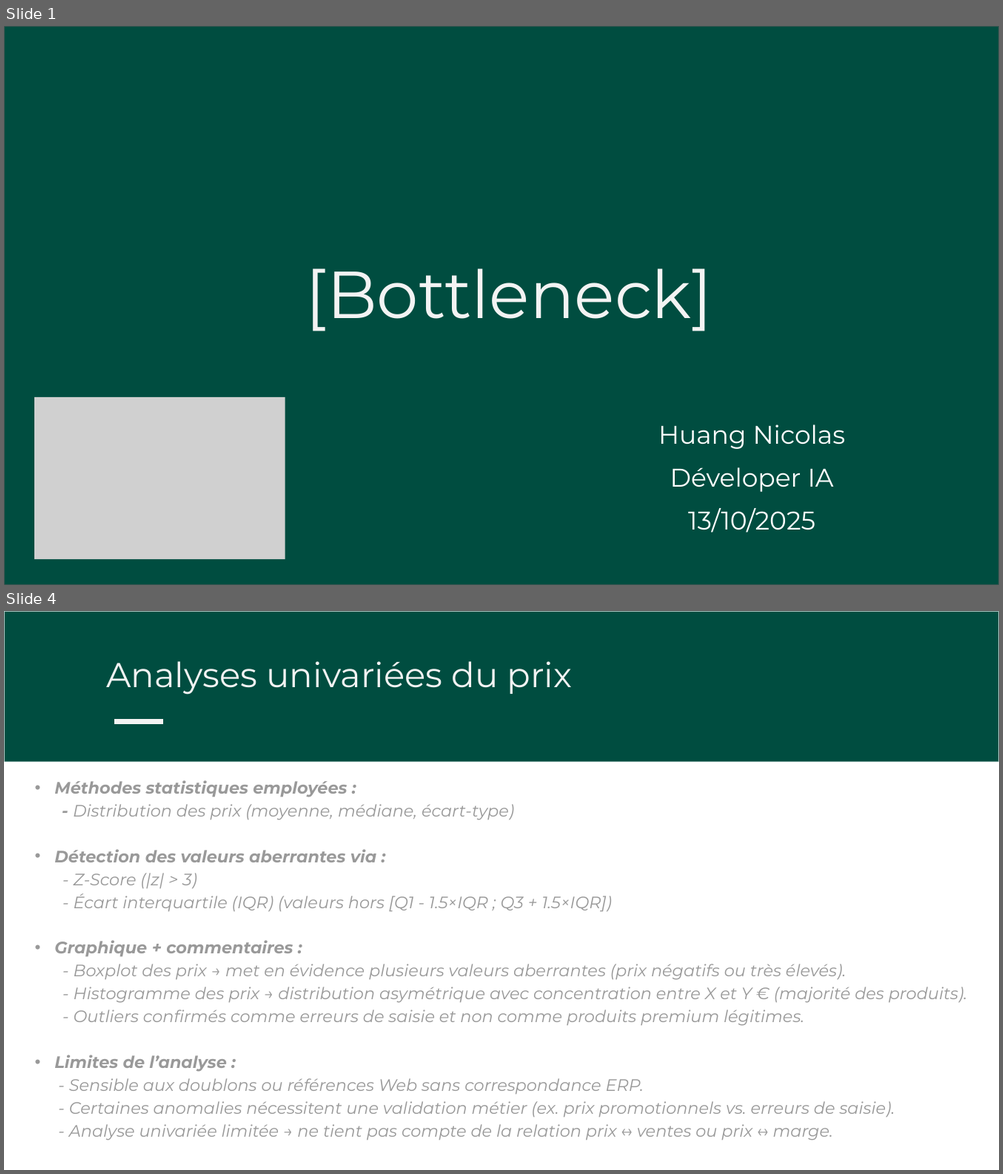
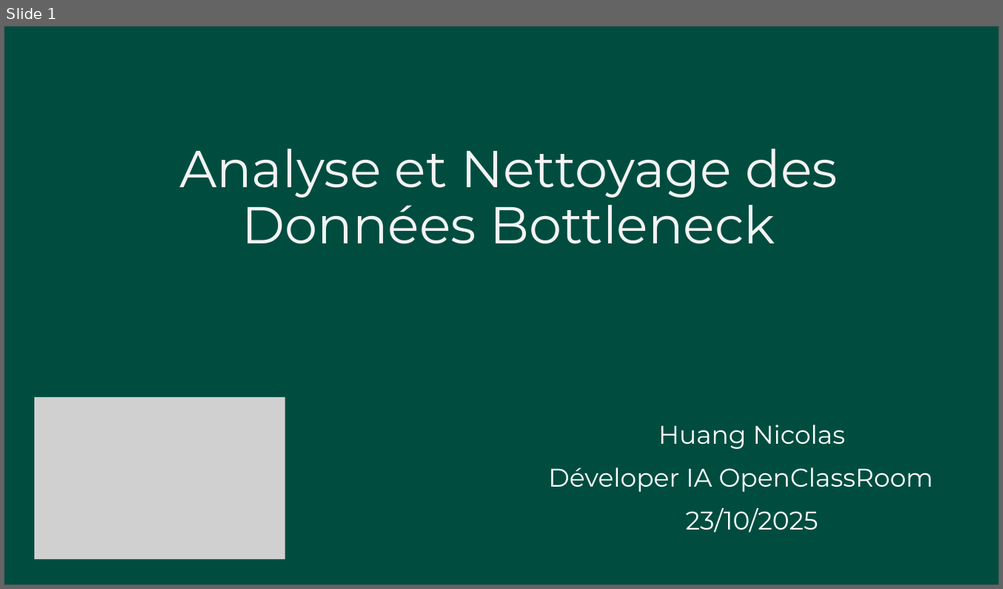
Before and after one commit to hNnicolas/P8_Gestion_donnee_boutique_python, a slide deck: Huang_Nicolas_2_Presentation_Bottleneck_102025.pptx. Shown one above the other, each under a label of ours: slides 1 and 4 before the commit, slide 1 after it; the slides between them are not shown. The pictures are 1003x1174 and 1003x589 pixels, drawn with LibreOffice and Linux fonts; fonts in the diff are those of the drawing; grey boxes stand for pictures. Boxes give left, top, right and bottom in pixels: in the first picture for what was removed or moved away, otherwise in the second. Text is boxed around its words. In the diff, an @@ line names an element or a change of style, - is before the commit and + after.

Commit message:
Mise à jour du notebook, présentation et graphiques d’analyse

```diff
--- a/Huang_Nicolas_2_Presentation_Bottleneck_102025.pptx
+++ b/Huang_Nicolas_2_Presentation_Bottleneck_102025.pptx
@@ slide 4 removed at (4, 611, 999, 1170), background #FFFFFF @@
@@ freeform shape removed at (4, 611, 999, 762) @@
@@ freeform shape removed at (4, 611, 999, 763) @@
@@ text removed at (106, 661, 572, 695) @@
-Analyses univariées du prix
@@ freeform shape removed at (114, 719, 163, 724) @@
@@ text removed at (54, 780, 967, 1141) @@
-  • Méthodes statistiques employées :
-- Distribution des prix (moyenne, médiane, écart-type)
-  • Détection des valeurs aberrantes via :
-- Z-Score (|z| > 3)
-- Écart interquartile (IQR) (valeurs hors [Q1 - 1.5×IQR ; Q3 + 1.5×IQR])
-  • Graphique + commentaires :
-- Boxplot des prix → met en évidence plusieurs valeurs aberrantes (prix négatifs ou très élevés).
-- Histogramme des prix → distribution asymétrique avec concentration entre X et Y € (majorité des produits).
-- Outliers confirmés comme erreurs de saisie et non comme produits premium légitimes.
-  • Limites de l’analyse :
-- Sensible aux doublons ou références Web sans correspondance ERP.
-- Certaines anomalies nécessitent une validation métier (ex. prix promotionnels vs. erreurs de saisie).
-- Analyse univariée limitée → ne tient pas compte de la relation prix ↔ ventes ou prix ↔ marge.
@@ slide 1 changed as well @@
@@ text at (179, 149, 837, 244): text changed; size 96.2 to 75.2 pt @@
-[Bottleneck]
+Analyse et Nettoyage des Données Bottleneck
@@ text at (548, 468, 933, 492): text changed @@
-Déveloper IA
+Déveloper IA OpenClassRoom
@@ text at (686, 508, 818, 533): text changed @@
-13/10/2025
+23/10/2025
```
Also in this commit, not shown: 1 other slide changed, 15 slides added, 10 other slides removed, 14 other files.
